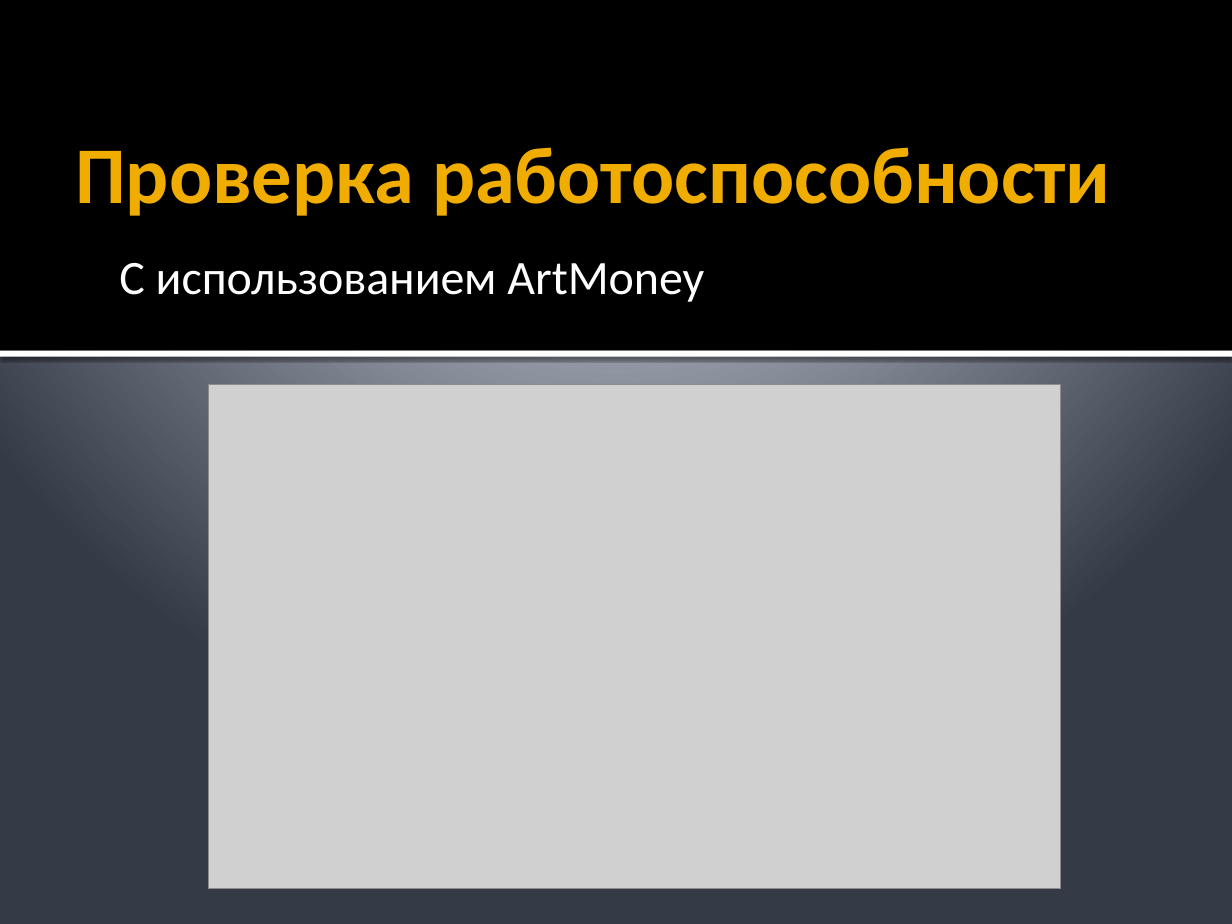
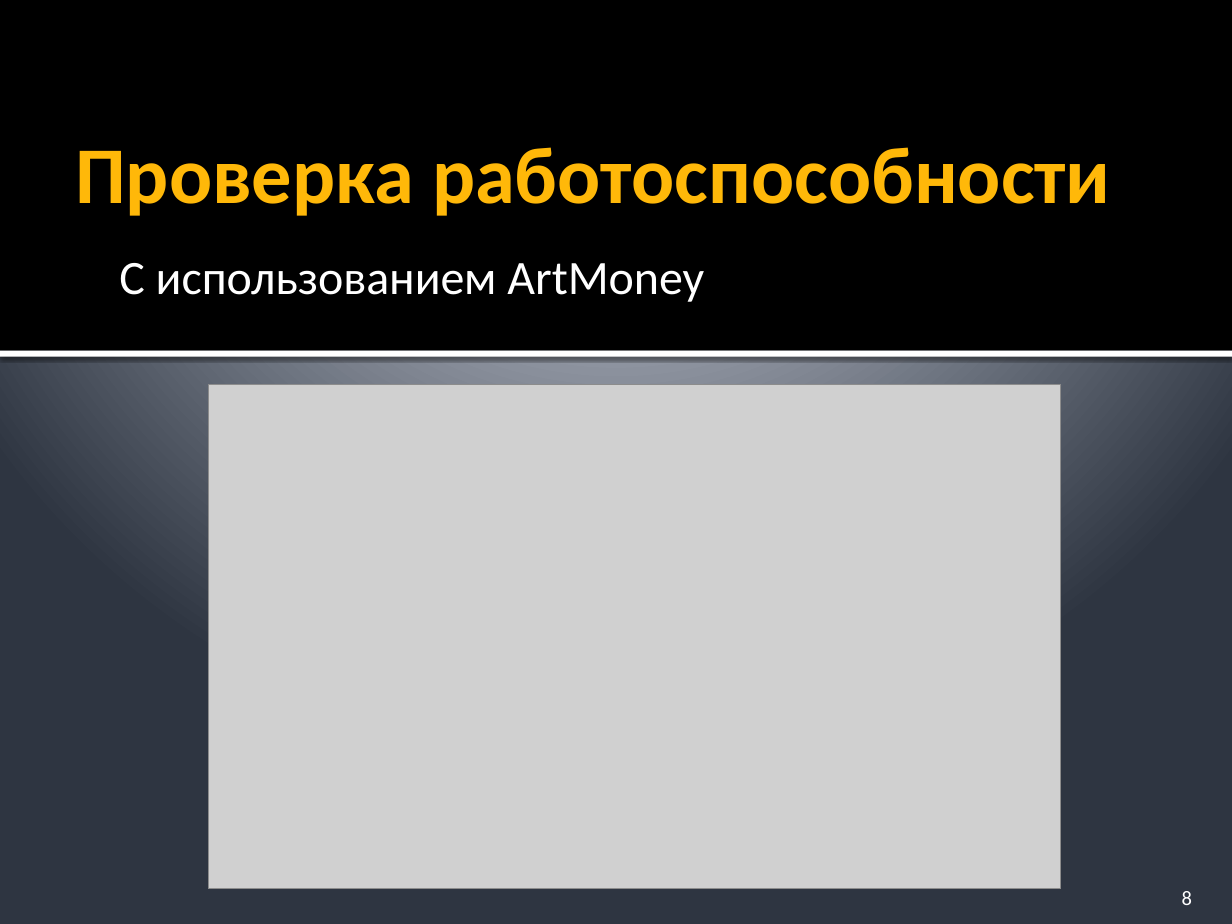
Before and after one commit to bestserg/MonoInjections, a slide deck: slide 8 of Presentation/Дипломный проект.pptx (slide 10 before the commit). Drawn at 1232x924 pixels with LibreOffice and Linux fonts; fonts in the diff are those of the drawing; grey boxes stand for pictures. Boxes give left, top, right and bottom in pixels: in the first picture for what was removed or moved away, otherwise in the second. Text is boxed around its words. In the diff, an @@ line names an element or a change of style, - is before the commit and + after.

```diff
--- a/Presentation/Дипломный проект.pptx
+++ b/Presentation/Дипломный проект.pptx
@@ background gradient #C1C5D3 to #BFC4D2 to #353B47 to gradient #BFC5D1 to #BDC4D0 to #2E3642 @@
@@ title "Проверка работоспособности" at (75,147,1111,216): text colour #F0AD00 to #FFB809 @@
@@ page number added at (1182,891,1192,905), 12 pt, text #FFFFFF @@
+8
```
Also in this commit, not shown: 10 other slides changed, 3 slides added, 4 slides removed, 5 other files.
